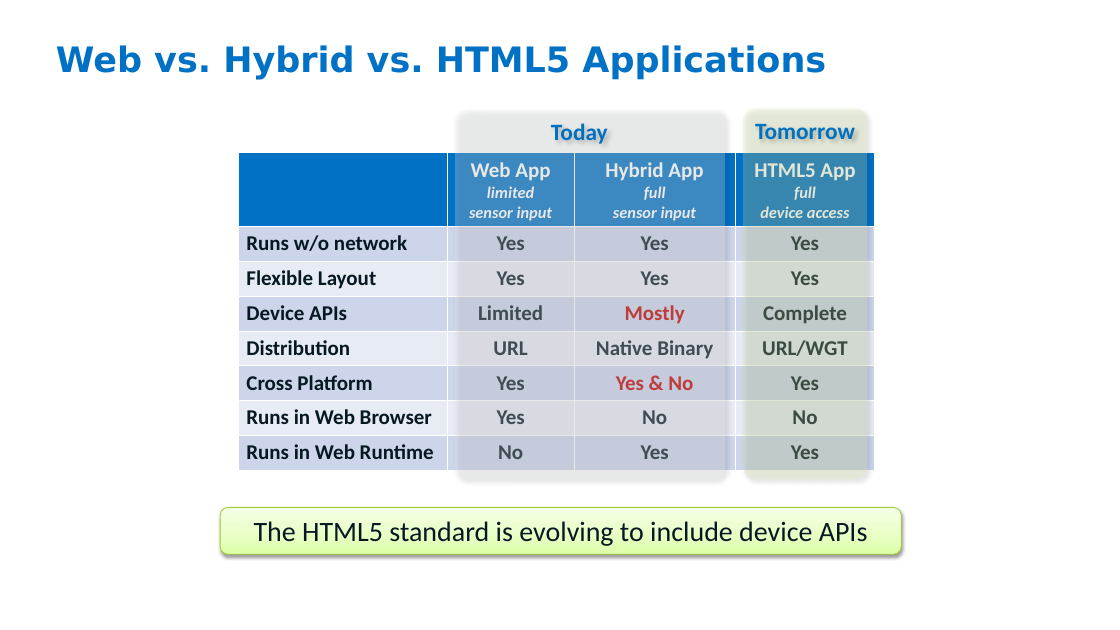
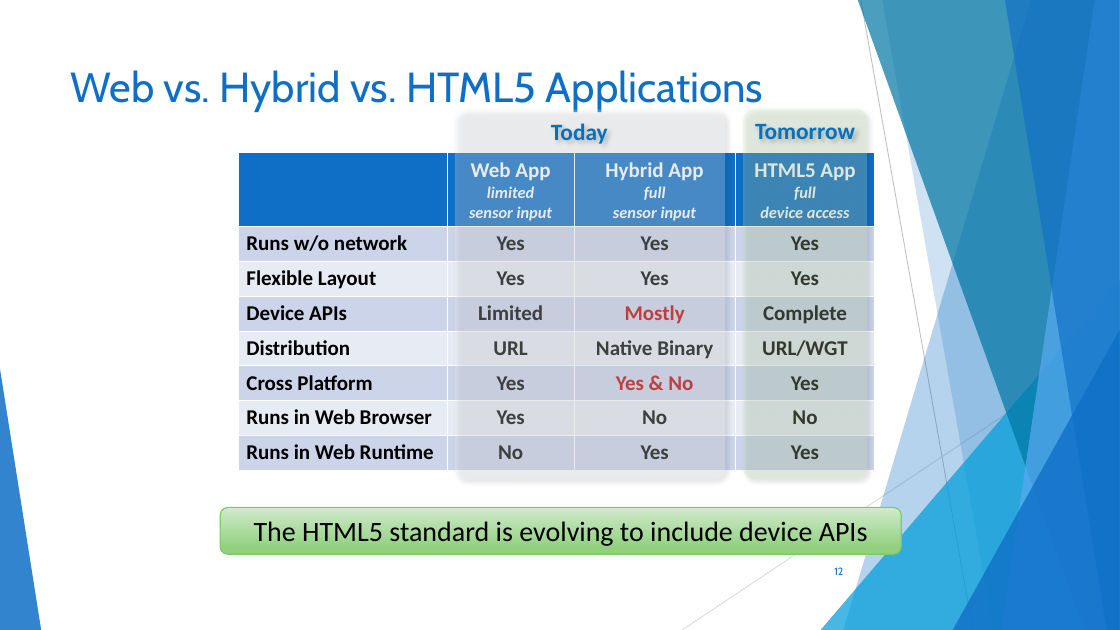
Before and after one commit to elvin-n/itforum2014, a slide deck: slide 12 of Intel_XDK.pptx. Drawn at 1120x630 pixels with LibreOffice and Linux fonts; fonts in the diff are those of the drawing; background and template pictures are left out. Boxes give left, top, right and bottom in pixels: in the first picture for what was removed or moved away, otherwise in the second. Text is boxed around its words. In the diff, an @@ line names an element or a change of style, - is before the commit and + after.

Commit message:
changed the foils design

```diff
--- a/Intel_XDK.pptx
+++ b/Intel_XDK.pptx
@@ title "Web vs. Hybrid vs. HTML5 ..." moved from (x1=56, y1=45, x2=826, y2=80) to (x1=71, y1=70, x2=763, y2=112) @@
@@ title "Web vs. Hybrid vs. HTML5 ..." at (x1=71, y1=70, x2=763, y2=112): size 30 to 36 pt, font DejaVu Sans to Cabin, text colour #0071C5 to #0F6FC6, bold off @@
@@ rounded rectangle "Today" at (x1=455, y1=110, x2=726, y2=480): fill #F0F1F2 at 25% opacity to #F8FCFE at 25% opacity @@
@@ rounded rectangle "Tomorrow" at (x1=743, y1=108, x2=867, y2=480): fill #DBEBB0 at 25% opacity to #CBEAC0 at 25% opacity @@
@@ table at (x1=238, y1=153, x2=875, y2=470) @@
@@ fill #0071C5 to #0F6FC6 in row 1 @@
@@ text colour #061922 to #000000 in "Runs w/o network", "Yes", "Yes", "Yes" and 22 more places @@
@@ group added at (x1=0, y1=0, x2=1120, y2=630): 5 freeform shapes, 3 triangles, 2 lines @@
@@ rounded rectangle "The HTML5 standard is evolving ..." at (x1=220, y1=507, x2=902, y2=555): text colour #061922 to #000000; fill gradient #DEFFA8 to #E7FFC2 to #F6FFE8 to gradient #D1EACB to #91D07F; outline #A4CD34 0.75 pt to #7CCA62 1 pt; shadow off @@
@@ page number moved from (x1=55, y1=589, x2=261, y2=615) to (x1=834, y1=567, x2=843, y2=575) @@
@@ page number at (x1=834, y1=567, x2=843, y2=575): size 10 to 9 pt, font DejaVu Sans to Cabin, text colour #FFFFFF to #0F6FC6; alignment left to right; vertical alignment top to middle @@
@@ text removed at (x1=818, y1=597, x2=1048, y2=620) @@
-Software and Services Group
```
Also in this commit, not shown: 40 other slides changed.
